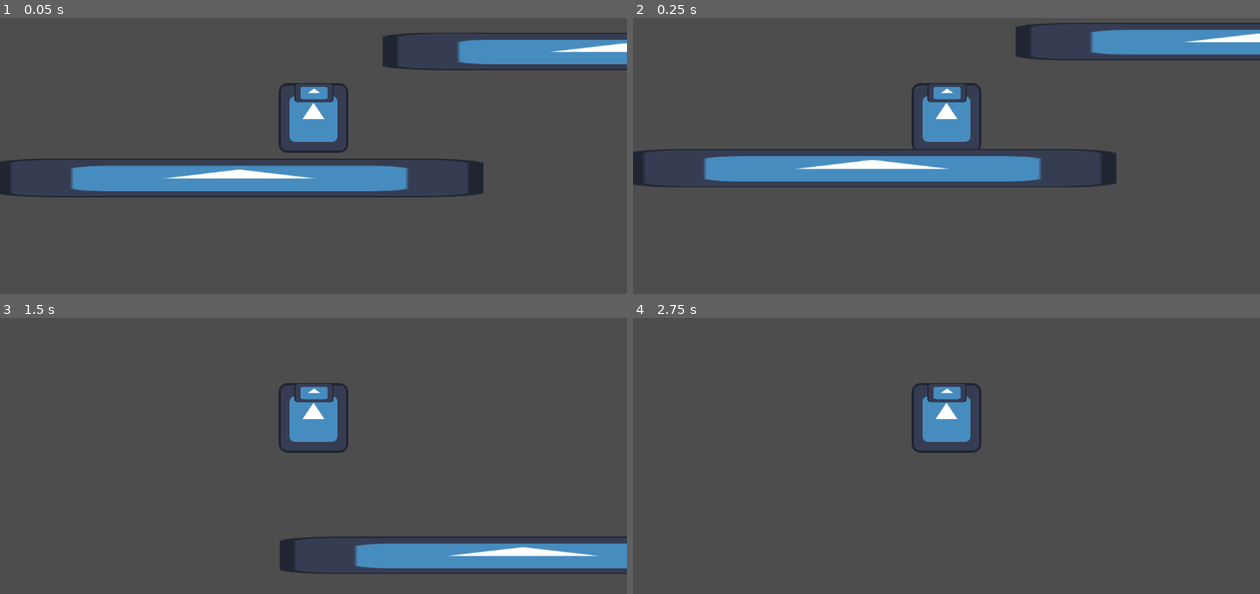
Above: before the commit, frames 1-4 (two rows, left to right).
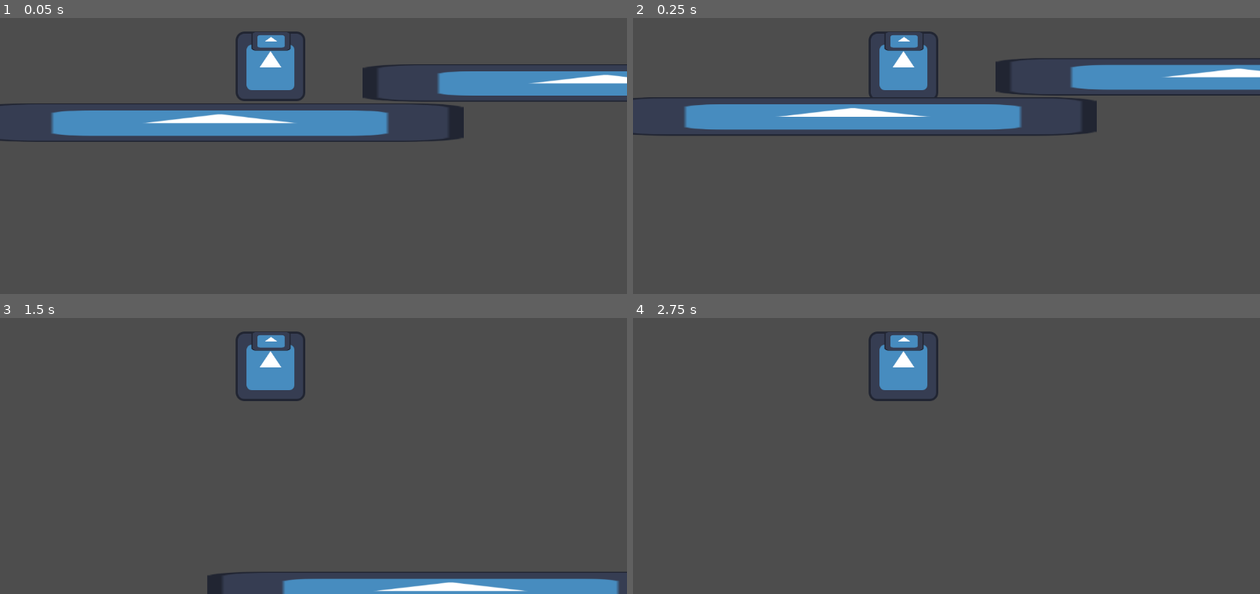
Above: after the commit, the same moments.

Repository: mentlegan/pelikoodit
Game: Godot game, scene res://World.tscn
Two runs of this game, one before a commit and one after it. Both use one fixed random seed, a clock stepped at 60 frames per second and the inputs below. The engine's default icon, where the game draws it, is replaced by a stand-in: a white triangle on a blue panel in a dark square.
Inputs:
- Up to frame 1 (0.05 s): no input
- Up to frame 2 (0.25 s): no input
- Up to frame 3 (1.5 s): tap Enter (ui_accept) at 0.5, 0.77 s; hold Right (ui_right) from 0.53 s (still down)
- Up to frame 4 (2.75 s): tap Enter (ui_accept) at 1.52, 2 s; release Right (ui_right) at 2.03 s; hold Left (ui_left) from 2.03 s (still down)

The runs differ from the first frame. In frame 1, 20% of the frame differs, in the area x 0-100%, y 4-66%; in frame 2, 21%, in the area x 0-100%, y 1-62%; in frame 3, 12%; in frame 4, 3.3%.

Commit message:
testausta
godot-päivityksen testausta

Diff:
--- a/Mentlegan's Testing Grounds/World.tscn
+++ b/Mentlegan's Testing Grounds/World.tscn
@@ -14,30 +14,31 @@
 [node name="CharacterBody2D" type="CharacterBody2D" parent="."]
 script = ExtResource("1_sdoid")
 
+[node name="Camera2D" type="Camera2D" parent="CharacterBody2D"]
+
 [node name="CollisionShape2D" type="CollisionShape2D" parent="CharacterBody2D"]
-position = Vector2(-0.5, -1.5)
+position = Vector2(-80, -97)
 shape = SubResource("RectangleShape2D_1x855")
 
-[node name="Sprite2D" type="Sprite2D" parent="CharacterBody2D"]
+[node name="Sprite2D" type="Sprite2D" parent="CharacterBody2D/CollisionShape2D"]
+position = Vector2(1, 2)
 texture = ExtResource("1_esnt2")
 
-[node name="Sprite2D" type="Sprite2D" parent="CharacterBody2D/Sprite2D"]
+[node name="Sprite2D" type="Sprite2D" parent="CharacterBody2D/CollisionShape2D/Sprite2D"]
 position = Vector2(1, -46.5)
 scale = Vector2(0.5625, 0.273438)
 texture = ExtResource("1_esnt2")
-
-[node name="Camera2D" type="Camera2D" parent="CharacterBody2D"]
 
 [node name="Node2D" type="Node2D" parent="."]
 
 [node name="StaticBody2D" type="StaticBody2D" parent="Node2D"]
 
 [node name="CollisionShape2D" type="CollisionShape2D" parent="Node2D/StaticBody2D"]
-position = Vector2(-132, 112)
+position = Vector2(-168, 10)
 shape = SubResource("RectangleShape2D_dudc7")
 
-[node name="Sprite2D" type="Sprite2D" parent="Node2D/StaticBody2D"]
-position = Vector2(-136, 112)
+[node name="Sprite2D" type="Sprite2D" parent="Node2D/StaticBody2D/CollisionShape2D"]
+position = Vector2(-4, 0)
 scale = Vector2(7, 0.554688)
 texture = ExtResource("1_esnt2")
 
@@ -45,10 +46,10 @@
 position = Vector2(60, -179)
 
 [node name="CollisionShape2D" type="CollisionShape2D" parent="Node2D/StaticBody2D2"]
-position = Vector2(517, 58)
+position = Vector2(480, 116)
 shape = SubResource("RectangleShape2D_dudc7")
 
-[node name="Sprite2D" type="Sprite2D" parent="Node2D/StaticBody2D2"]
-position = Vector2(514, 58)
+[node name="Sprite2D" type="Sprite2D" parent="Node2D/StaticBody2D2/CollisionShape2D"]
+position = Vector2(-3, 0)
 scale = Vector2(6.98438, 0.539063)
 texture = ExtResource("1_esnt2")
